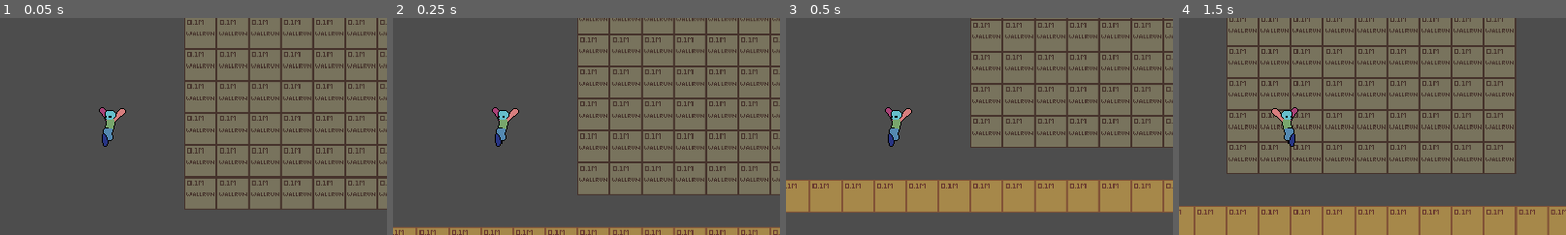
Above: before the commit, frames 1-4 (left to right).
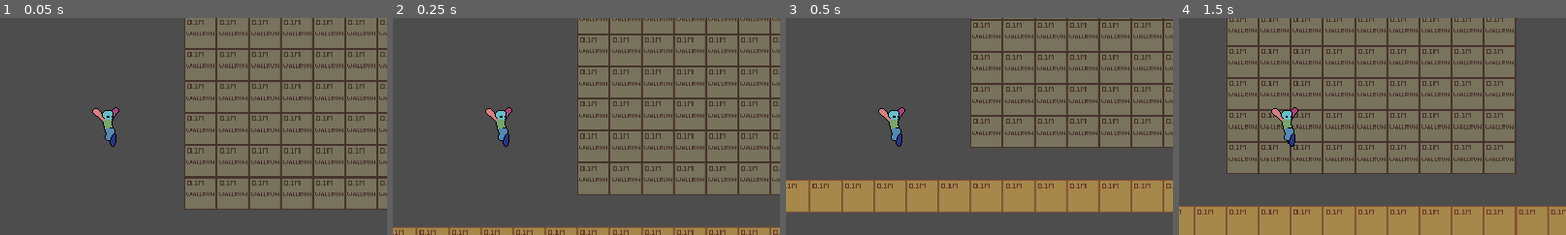
Above: after the commit, the same moments.

Repository: baqirsaq/meat-jar-souls
Game: Godot game, scene res://assets/debug/debug_world.tscn
The game is run twice, just before and just after one commit, with the same random seed, the same clock (stepped at 60 frames per second) and the same inputs. The project has no main scene, so this scene is started directly.
Inputs:
- Up to frame 1 (0.05 s): no input
- Up to frame 2 (0.25 s): no input
- Up to frame 3 (0.5 s): no input
- Up to frame 4 (1.5 s): hold S (right) from 0.53 s (still down); tap Space (jump) at 0.6, 0.77, 1.07 s; tap Shift (crouch) at 1.35 s
The pictures show only the part of the screen within x 36-86%, y 24-74%; the shares and areas given below are measured in that part.

The runs differ from the first frame. In frame 1, 0.6% of the frame differs, in the area x 23-33%, y 41-60%; in frame 2, 0.6%; in frame 3, 0.6%; in frame 4, nothing differs.

Commit message:
still trying to make wall stlide and jump to work

Diff:
--- a/assets/player.tscn
+++ b/assets/player.tscn
@@ -278,6 +278,11 @@
 
 [node name="Generic" type="Node2D" parent="RayCast"]
 
+[node name="ApproachingWall" type="RayCast2D" parent="RayCast/Generic"]
+position = Vector2(-31, 2)
+target_position = Vector2(70, 0)
+hit_from_inside = true
+
 [node name="LeftGenericRay" type="RayCast2D" parent="RayCast/Generic"]
 position = Vector2(-41, 2)
 target_position = Vector2(-6, 0)
@@ -299,6 +304,13 @@
 [node name="SlideBoostCooldownTimer" type="Timer" parent="."]
 one_shot = true
 
+[node name="OnWallTimer" type="Timer" parent="."]
+one_shot = true
+
+[node name="PerfectWallJumpTimer" type="Timer" parent="."]
+wait_time = 0.15
+one_shot = true
+
 [node name="LurchlessTimer" type="Timer" parent="."]
 wait_time = 0.1
 one_shot = true
--- a/scripts/player_controller.gd
+++ b/scripts/player_controller.gd
@@ -56,6 +56,7 @@
 var is_sliding: bool = false
 var slide_index: int = 0
 var is_crouching: bool = false
+var top_velocity_x: float = 0.0
 
 # INPUT
 var vertical_input_axis: float = 0.0  # -1.0 if down 1.0 if up
@@ -86,6 +87,8 @@
 @onready var jump_buffer_timer: Timer = $JumpBufferTimer
 @onready var lurchless_timer: Timer = $LurchlessTimer
 @onready var slide_boost_cooldown_timer: Timer = $SlideBoostCooldownTimer
+@onready var perfect_wall_jump_timer: Timer = $PerfectWallJumpTimer
+@onready var on_wall_timer: Timer = $OnWallTimer
 
 # RAYCASTS
 @onready var left_head_nudge_outer: RayCast2D = $RayCast/HeadNudge/LeftHeadNudgeOuter
@@ -98,6 +101,7 @@
 @onready var right_ledge_hop_lower: RayCast2D = $RayCast/LedgeHop/RightLedgeHopLower
 @onready var left_generic_ray: RayCast2D = $RayCast/Generic/LeftGenericRay
 @onready var right_generic_ray: RayCast2D = $RayCast/Generic/RightGenericRay
+@onready var approaching_wall: RayCast2D = $RayCast/Generic/ApproachingWall
 
 #COLLIDERS
 @onready var collision_box: CollisionShape2D = $CollisionBox
@@ -108,7 +112,9 @@
 
 
 func _physics_process(delta: float) -> void:
+	#print( on_wall_timer.is_stopped())
 	_get_wall_direction()
+	_update_approaching_wall_ray()
 	previous_velocity = velocity
 	vertical_input_axis = Input.get_axis("down", "up")
 	horizontal_input_axis = Input.get_axis("left", "right")
@@ -166,6 +172,8 @@
 	if _should_wall_bounce():
 		_change_state(PlayerState.WALL_BOUNCE)
 
+#region MOVEMENT FUNCTIONS
+
 
 ## Add fine air control at a cost of speed, if no arrow keys are pressed there is no loss of speed
 ## This allow to have advance movement tech like 'pseudo-slide-hops and pseudo-bunny-hops'
@@ -177,17 +185,33 @@
 		else:
 			velocity.x = move_toward(velocity.x, target_speed, LURCH_STEP)
 
+#FIXME: the wall kick of is not working
+func _start_wall_slide() -> void:
+	if on_wall_timer.is_stopped():
+		print("I AM CALLED")
+		on_wall_timer.start(1.5)
+		perfect_wall_jump_timer.start()
+
 
 func _handle_wall_slide_and_jump() -> void:
+
 	gravity = WALL_GRAVITY
+
+	if on_wall_timer.is_stopped():
+		velocity.x = -wall_direction * 200
+		target_gravity = MAX_GRAVITY
+		_change_state(PlayerState.AIR_MOVEMENT)
+		return
+
+	##kick off
 	if Input.is_action_just_pressed("jump"):
-		#TODO: better down with a time that store the previous x velocity
-		#TODO: have a timer that will kick you off the wall after a certent time
-		#if !is_on_wall():
-		#	velocity.x *= -1.0
-		#	velocity.y += get_wall_jump_vector(WALL_JUMP_PUSH_FORCE).y
-		velocity += get_wall_jump_vector(WALL_JUMP_PUSH_FORCE)
-
+		on_wall_timer.stop()
+
+		if perfect_wall_jump_timer.is_stopped():
+			velocity += get_wall_jump_vector(WALL_JUMP_PUSH_FORCE)
+		else:
+			velocity.x = -top_velocity_x * wall_direction
+			velocity.y += get_wall_jump_vector(WALL_JUMP_PUSH_FORCE).y
 
 func _get_wall_direction() -> void:
 	var current_wall_ref = wall_direction
@@ -337,6 +361,20 @@
 		velocity.y -= LEDGE_BOOST_POWER
 	if _should_boost_right_ledge():
 		velocity.y -= LEDGE_BOOST_POWER
+
+
+#endregion
+
+#region UTILS
+
+func _update_approaching_wall_ray() -> void:
+	var dir: float = sign(approaching_wall.target_position.x)
+
+	if velocity.x != 0.0:
+		dir = sign(velocity.x)
+
+	var length: float = max(abs(velocity.x) / 10.0, 20.0)
+	approaching_wall.target_position.x = length * dir
 
 
 func get_wall_jump_vector(jump_power: float) -> Vector2:
@@ -373,17 +411,19 @@
 
 func _update_facing_direction() -> void:
 	if horizontal_input_axis < 0.0:
+		facing = -1
+	if horizontal_input_axis > 0.0:
 		facing = 1
-	if horizontal_input_axis > 0.0:
-		facing = -1
 
 
 func _flip_sprite() -> void:
-	if facing == 1:
+	if facing == -1:
 		player_sprite.flip_h = true
 	else:
 		player_sprite.flip_h = false
 
+
+#endregion
 
 #region HFSM FUNCTIONS
 
@@ -432,8 +472,15 @@
 		_calculate_gravity(delta)
 		target_gravity = MAX_GRAVITY
 
+
+	if approaching_wall.is_colliding():
+		top_velocity_x = max(top_velocity_x, abs(velocity.x))
+	else:
+		top_velocity_x = 0.0
+
 	if _should_wall_slide():
 		print("Wall Jump!")
+		_start_wall_slide()
 		_change_state(PlayerState.WALL_SLIDE)
 
 	if coyote_timer.is_stopped() and !is_coyote_time_activated:
Not shown, removed: assets/.debug tiles.kra-autosave.kra
Not shown, changed: assets/debug tiles.kra
Not shown, added: assets/debug tiles.kra~
